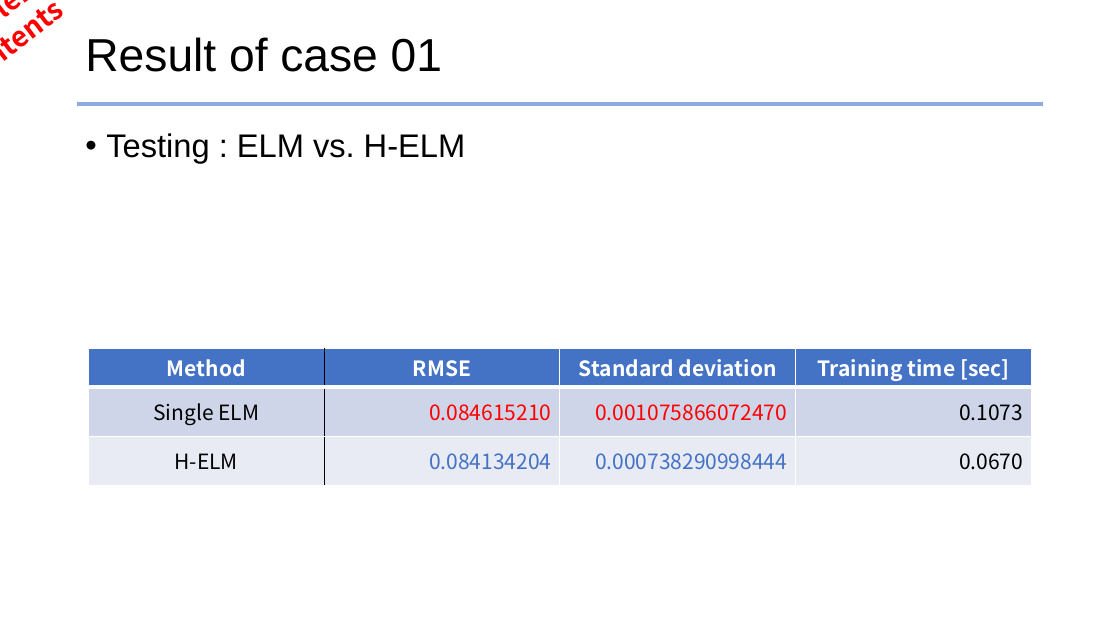
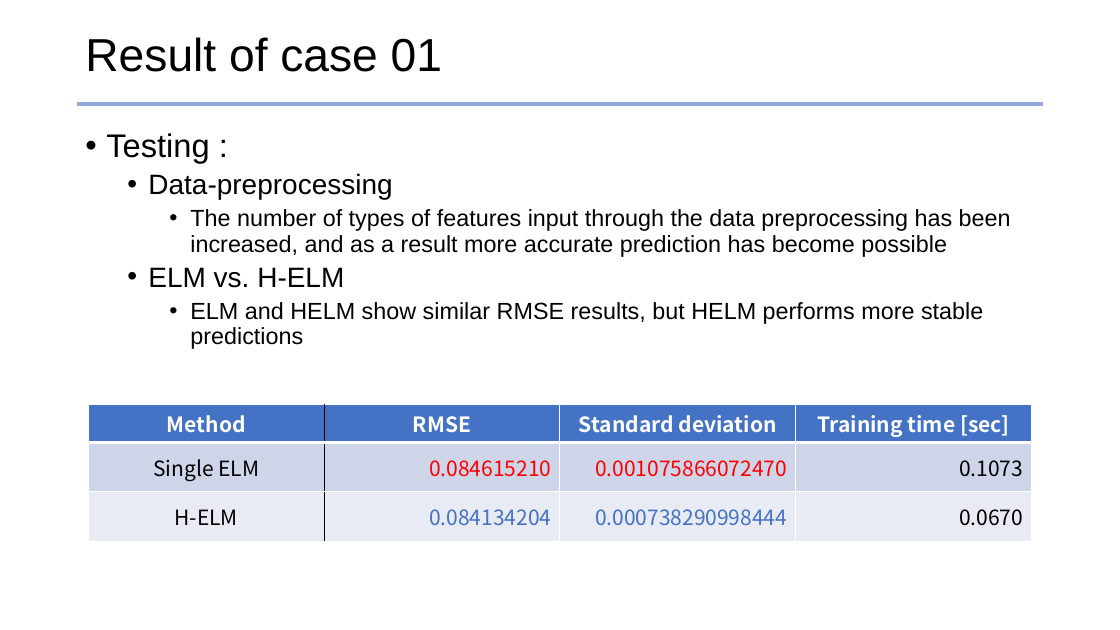
Before and after one commit to jhyun0919/STLF_of_Australian_NEM_by_H-ELM, a slide deck: slide 28 of ppt_slides/prepare_ELM2017_26MAY2017.pptx. Drawn at 1120x630 pixels with LibreOffice and Linux fonts; fonts in the diff are those of the drawing. Boxes give left, top, right and bottom in pixels: in the first picture for what was removed or moved away, otherwise in the second. Text is boxed around its words. In the diff, an @@ line names an element or a change of style, - is before the commit and + after.

```diff
--- a/ppt_slides/prepare_ELM2017_26MAY2017.pptx
+++ b/ppt_slides/prepare_ELM2017_26MAY2017.pptx
@@ text removed at (0,0,153,101) @@
-Need supplementary contents
@@ text at (106,133,1011,349): text changed; size 28 to 20 pt @@
-• Testing : ELM vs. H-ELM
+• Testing :
+  • Data-preprocessing
+    • The number of types of features input through the data preprocessing has been increased, and as a result more accurate prediction has become possible
+  • ELM vs. H-ELM
+    • ELM and HELM show similar RMSE results, but HELM performs more stable predictions
@@ table: place and size @@
-table at (88,349,1033,484)
+table at (88,404,1033,539)
```
Also in this commit, not shown: 8 other slides changed.
